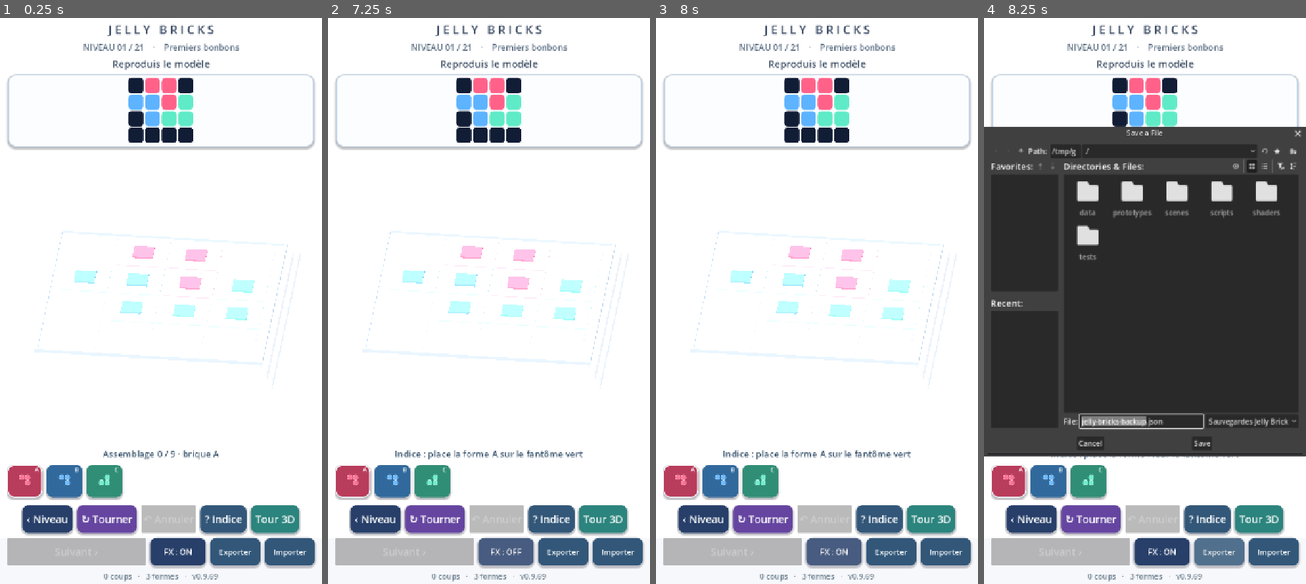
Above: before the commit, frames 1-4 (left to right).
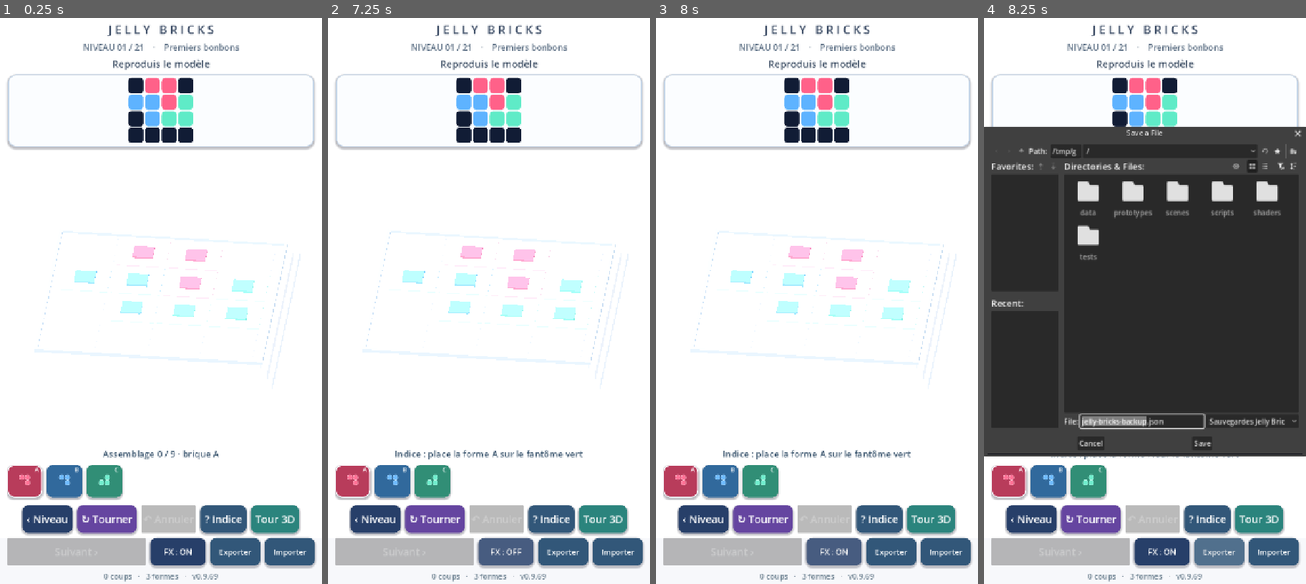
Above: after the commit, the same moments.

Repository: dbrckk/Jelly-bricks
Game: Godot game, scene res://scenes/main.tscn
The game is run twice, just before and just after one commit, with the same random seed, the same clock (stepped at 60 frames per second) and the same inputs.
Inputs (mouse positions are in pixels of both pictures, inside the frame that each line leads up to):
- Up to frame 1 (0.25 s): no input
- Up to frame 2 (7.25 s): click (353, 482) at 0.52 s; click (392, 482) at 1.27 s; click (431, 482) at 2.02 s; click "‹ Niveau" at 2.75 s; click "↻ Tourner" at 3.5 s; click "? Indice" at 4.25 s; click "Tour 3D" at 5 s; click "‹ Puzzles" at 5.75 s; click "FX : ON" at 6.5 s
- Up to frame 3 (8 s): click "FX : OFF" at 7.25 s
- Up to frame 4 (8.25 s): click "Exporter" at 8 s

Frames 1-3 are identical in both runs. In frame 4, 1.1% of the frame differs, in the area x 2-98%, y 22-76%.

Commit message:
feat(gel): optional extra soft-body squash and belly in matched core/coat vertex shaders

Diff:
--- a/native-godot/prototypes/single_brick/wet_coat.gdshader
+++ b/native-godot/prototypes/single_brick/wet_coat.gdshader
@@ -19,6 +19,9 @@
 // Optional analytical incompressibility cue for the v9 dual-gel lab.
 // Default zero preserves old projects / screenshots.
 uniform float volume_conservation : hint_range(0.0, 1.0) = 0.0;
+// v12 opt-in: real height/width geometry squash for the two-brick laboratory.
+// Zero preserves every previous studio and production scene.
+uniform float gel_malleability : hint_range(0.0, 1.0) = 0.0;
 // Local impact point comes from PhysicsDirectBodyState3D, not a guessed
 // brick midpoint. All three are zero/no-op in legacy reference scenes.
 uniform vec3 impact_local_point = vec3(0.5, 0.1, 0.5);
@@ -28,7 +31,8 @@
 
 void vertex() {
     float w = clamp((VERTEX.y - 0.055) / 0.76, 0.0, 1.0);
-    float compressed = 1.0 - deformation * 0.19;
+    float compressed = 1.0 - deformation *
+        mix(0.19, 0.29, gel_malleability);
     vec2 away = VERTEX.xz - brick_extent * 0.5;
     float baseline_width = 1.0 +
         deformation * 0.10 * (1.0 - w * 0.45);
@@ -43,7 +47,10 @@
     float body_band = smoothstep(0.095, 0.22, VERTEX.y) *
         (1.0 - smoothstep(0.42, 0.56, VERTEX.y));
     vec2 outward = VERTEX.xz - brick_extent * 0.5;
-    float belly = silhouette_softness * deformation * body_band * 0.17;
+    // Mid-body displacement is not a whole-brick rigid scale: the crown
+    // and bearing rim flex less while the middle actually bulges.
+    float belly = silhouette_softness * deformation * body_band *
+        mix(0.17, 0.22, gel_malleability);
     VERTEX.xz += outward * belly;
     float shoulder = smoothstep(0.07, 0.49, VERTEX.y);
     VERTEX.x += momentum_lag * silhouette_softness * shoulder * 0.095;
